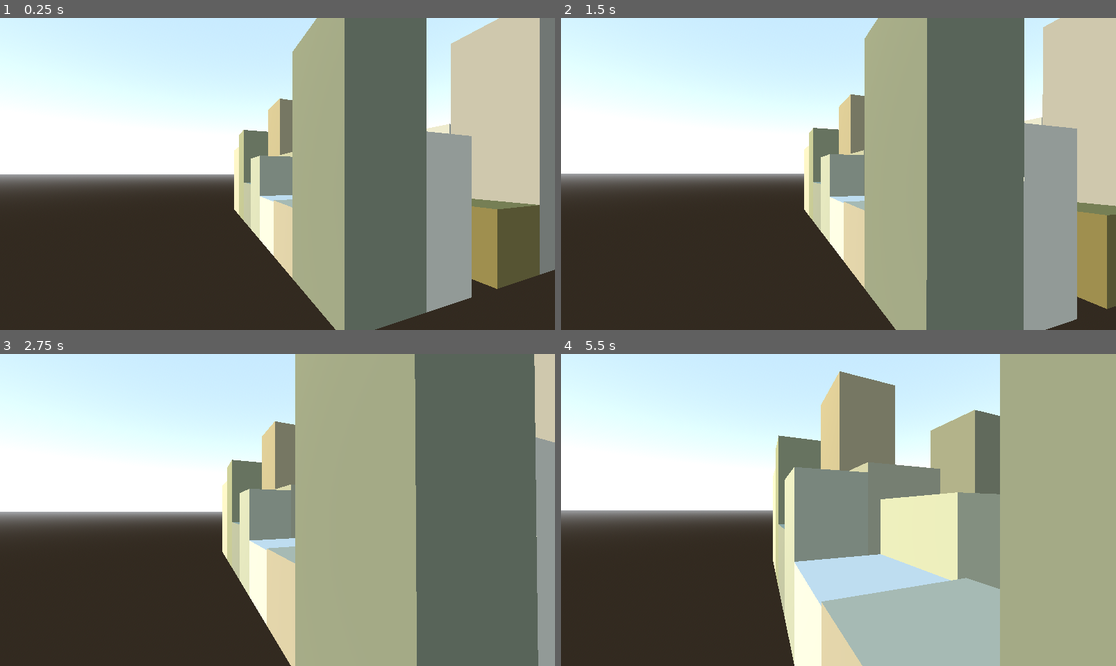
Above: before the commit, frames 1-4 (two rows, left to right).
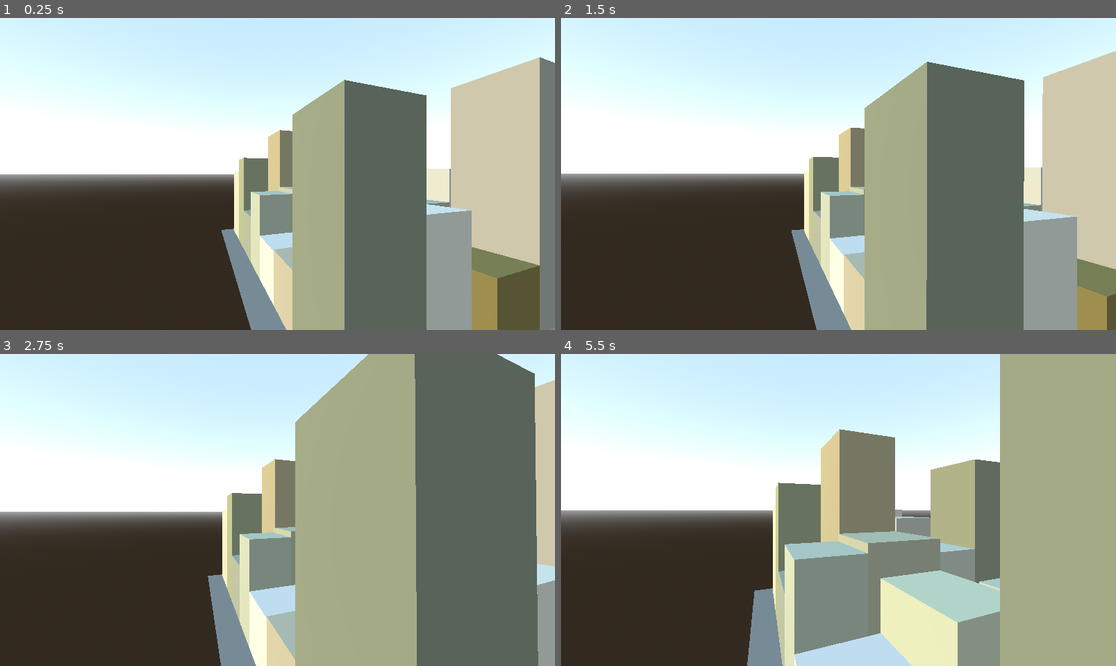
Above: after the commit, the same moments.

Repository: elemel/dronehattan-godot
Game: Godot game, scene res://root.tscn
The game is run twice, just before and just after one commit, with the same random seed, the same clock (stepped at 60 frames per second) and the same inputs.
Inputs (mouse positions are in pixels of both pictures, inside the frame that each line leads up to):
- Up to frame 1 (0.25 s): no input
- Up to frame 2 (1.5 s): tap Enter at 0.5 s; move the mouse to (866, 174) at 0.52 s; hold W (move_forward) from 0.53 s (still down); move the mouse to (810, 174) at 1.27 s
- Up to frame 3 (2.75 s): keep holding W (move_forward); move the mouse to (288, 503) at 2.02 s
- Up to frame 4 (5.5 s): keep holding W (move_forward); move the mouse to (832, 516) at 2.77 s; move the mouse to (877, 513) at 3.52 s; move the mouse to (794, 506) at 4.27 s; move the mouse to (844, 510) at 5.02 s

The runs differ from the first frame. In frame 1, 23% of the frame differs, in the area x 39-100%, y 0-100%; in frame 2, 19%; in frame 3, 12%; in frame 4, 29%, in the area x 33-80%, y 5-100%.

Commit message:
Fix floating city block

Diff:
--- a/city_block.gd
+++ b/city_block.gd
@@ -42,7 +42,7 @@
 
 				var mesh_instance = MeshInstance3D.new()
 				mesh_instance.mesh = mesh
-				mesh_instance.position = Vector3(rect.position.x + 0.5 * rect.size.x, 0.5 * height, rect.position.y + 0.5 * rect.size.y)
+				mesh_instance.position = Vector3(rect.position.x + 0.5 * rect.size.x, 0.5 * height - 0.5 * volumeMesh.size.y, rect.position.y + 0.5 * rect.size.y)
 
 				var hue = rng.randfn(0.3, 0.05)
 				var saturation = rng.randfn(0.2, 0.1)
--- a/root.tscn
+++ b/root.tscn
@@ -13,8 +13,11 @@
 background_mode = 2
 sky = SubResource("Sky_0gkv7")
 
-[sub_resource type="BoxShape3D" id="BoxShape3D_yplq5"]
+[sub_resource type="BoxShape3D" id="BoxShape3D_q8iqb"]
 size = Vector3(256, 1, 256)
+
+[sub_resource type="PlaneMesh" id="PlaneMesh_2fst6"]
+size = Vector2(256, 256)
 
 [node name="Node3D" type="Node3D"]
 
@@ -29,10 +32,13 @@
 [node name="Terrain" type="Node3D" parent="."]
 
 [node name="Chunk" type="StaticBody3D" parent="Terrain"]
-transform = Transform3D(1, 0, 0, 0, 1, 0, 0, 0, 1, 171.636, 0, 322.731)
 
 [node name="CollisionShape3D" type="CollisionShape3D" parent="Terrain/Chunk"]
-shape = SubResource("BoxShape3D_yplq5")
+transform = Transform3D(1, 0, 0, 0, 1, 0, 0, 0, 1, 2.08165e-12, -0.5, 2.08165e-12)
+shape = SubResource("BoxShape3D_q8iqb")
+
+[node name="MeshInstance3D" type="MeshInstance3D" parent="Terrain/Chunk"]
+mesh = SubResource("PlaneMesh_2fst6")
 
 [node name="CityBlock" parent="." instance=ExtResource("1_6naoy")]
 transform = Transform3D(1, 0, 0, 0, 1, 0, 0, 0, 1, 2.08165e-12, 30, 2.08165e-12)
Not shown: 1 places in root.tscn that only renumber resources
